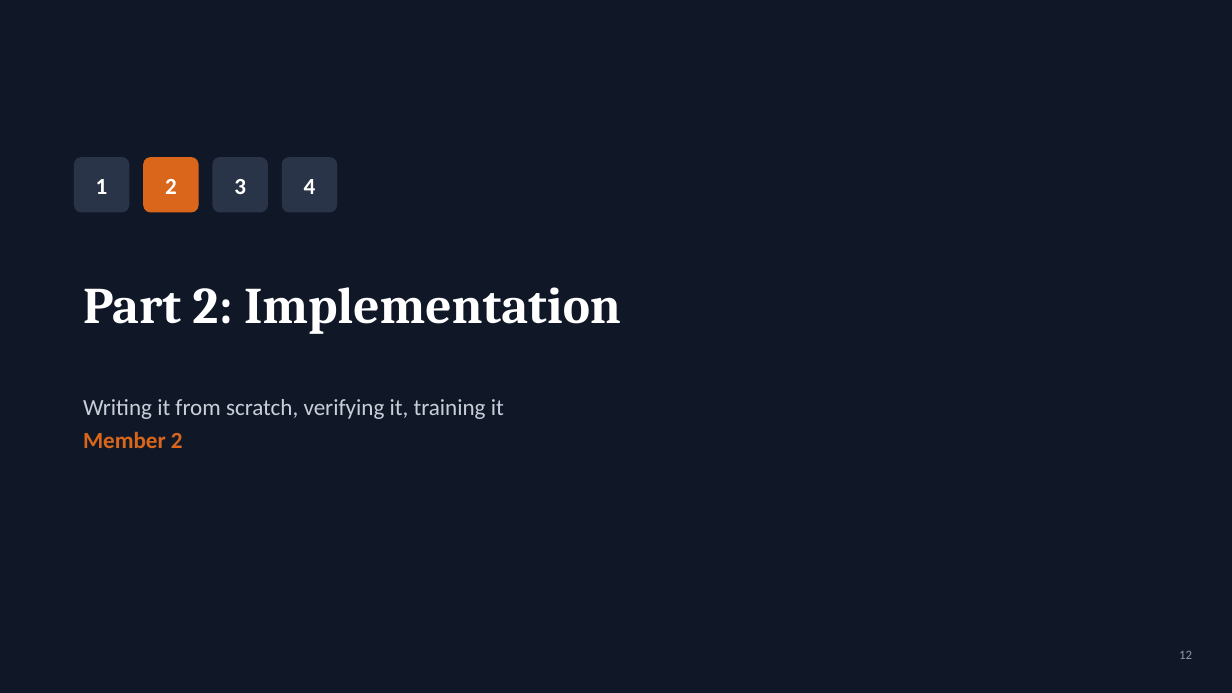
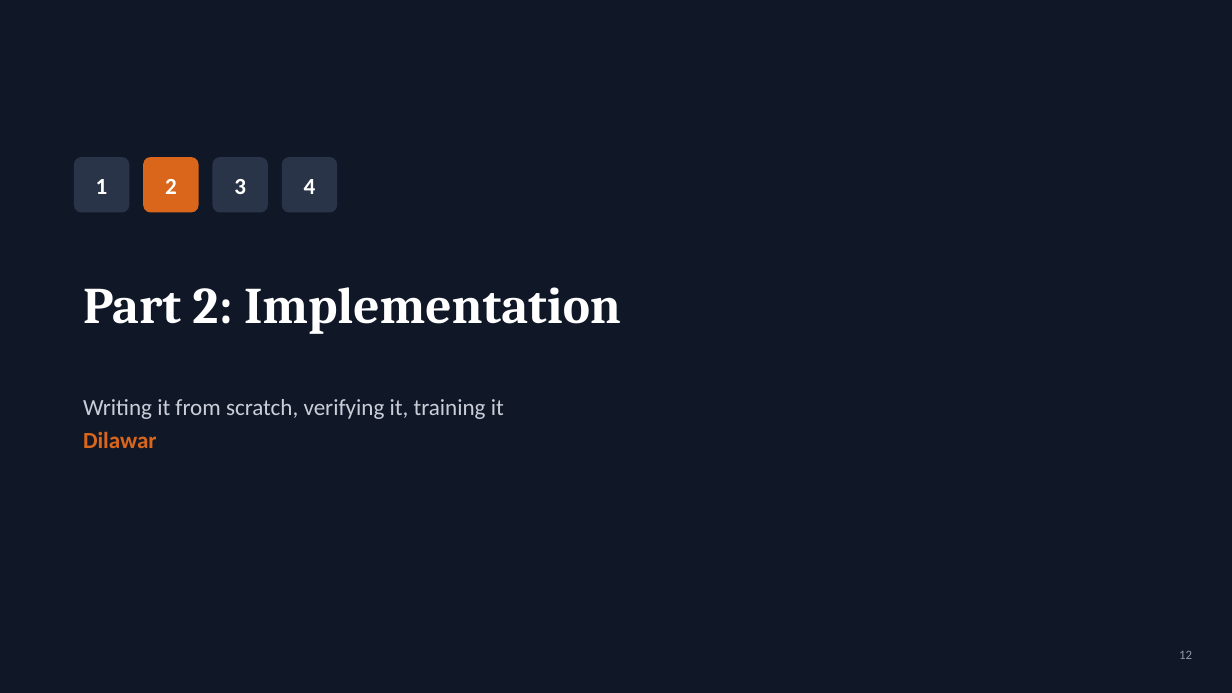
Before and after one commit to muhammadammar33/DL-presentation, a slide deck: slide 12 of ViT_Presentation.pptx. Drawn at 1232x693 pixels with LibreOffice and Linux fonts; fonts in the diff are those of the drawing. Boxes give left, top, right and bottom in pixels: in the first picture for what was removed or moved away, otherwise in the second. Text is boxed around its words. In the diff, an @@ line names an element or a change of style, - is before the commit and + after.

```diff
--- a/ViT_Presentation.pptx
+++ b/ViT_Presentation.pptx
@@ text at bbox=[83, 432, 157, 448]: text changed @@
-Member 2
+Dilawar
```
Also in this commit, not shown: 6 other slides changed, 3 other files.
